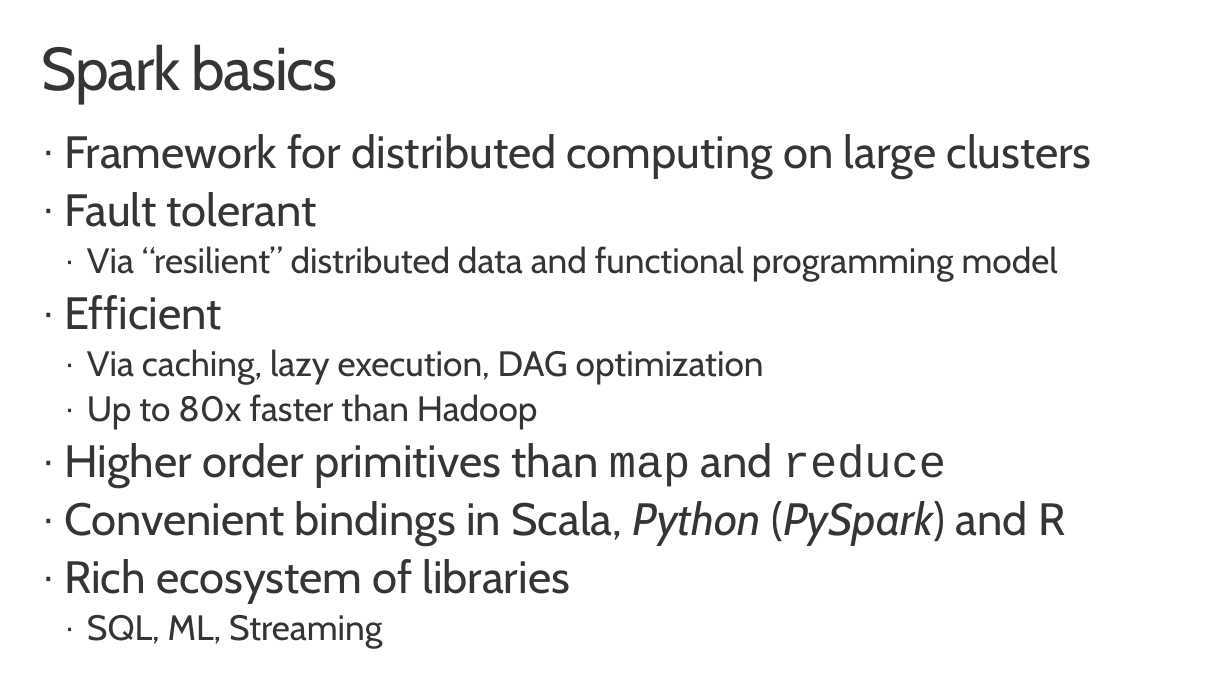
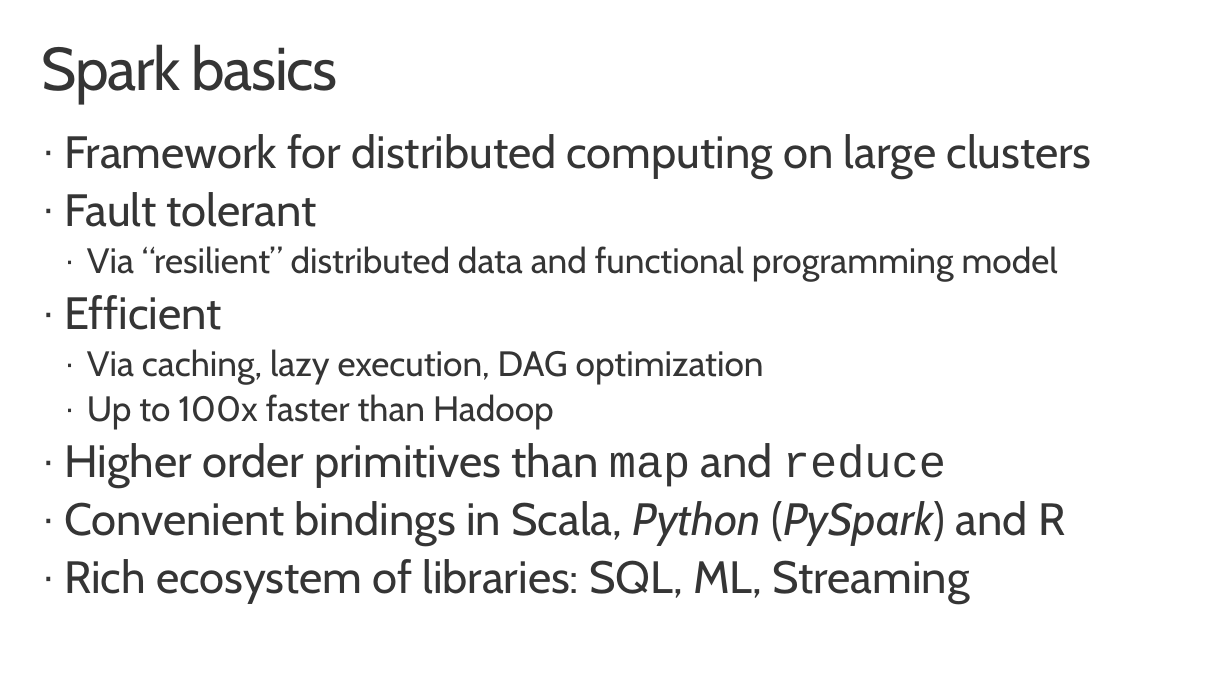
Before and after one commit to aiimmersion/aiimmersion-resources, a slide deck: slide 4 of Deep Learning and the Microsoft Cognitive Toolkit/CNTK on Spark/CNTK-PySpark.pptx. Drawn at 1232x693 pixels with LibreOffice and Linux fonts; fonts in the diff are those of the drawing; background and template pictures are left out. Boxes give left, top, right and bottom in pixels: in the first picture for what was removed or moved away, otherwise in the second. Text is boxed around its words. In the diff, an @@ line names an element or a change of style, - is before the commit and + after.

Commit message:
Update the CNTK on PySpark deck with new content

```diff
--- a/Deep Learning and the Microsoft Cognitive Toolkit/CNTK on Spark/CNTK-PySpark.pptx
+++ b/Deep Learning and the Microsoft Cognitive Toolkit/CNTK on Spark/CNTK-PySpark.pptx
@@ text at <box>87,394,554,430</box>: text changed @@
-  · Up to 80x faster than Hadoop
+  · Up to 100x faster than Hadoop
@@ text at <box>64,559,969,604</box>: text changed @@
-· Rich ecosystem of libraries
-  · SQL, ML, Streaming
+· Rich ecosystem of libraries: SQL, ML, Streaming
```
Also in this commit, not shown: 7 other slides changed, 1 slide added, 1 slide removed.
